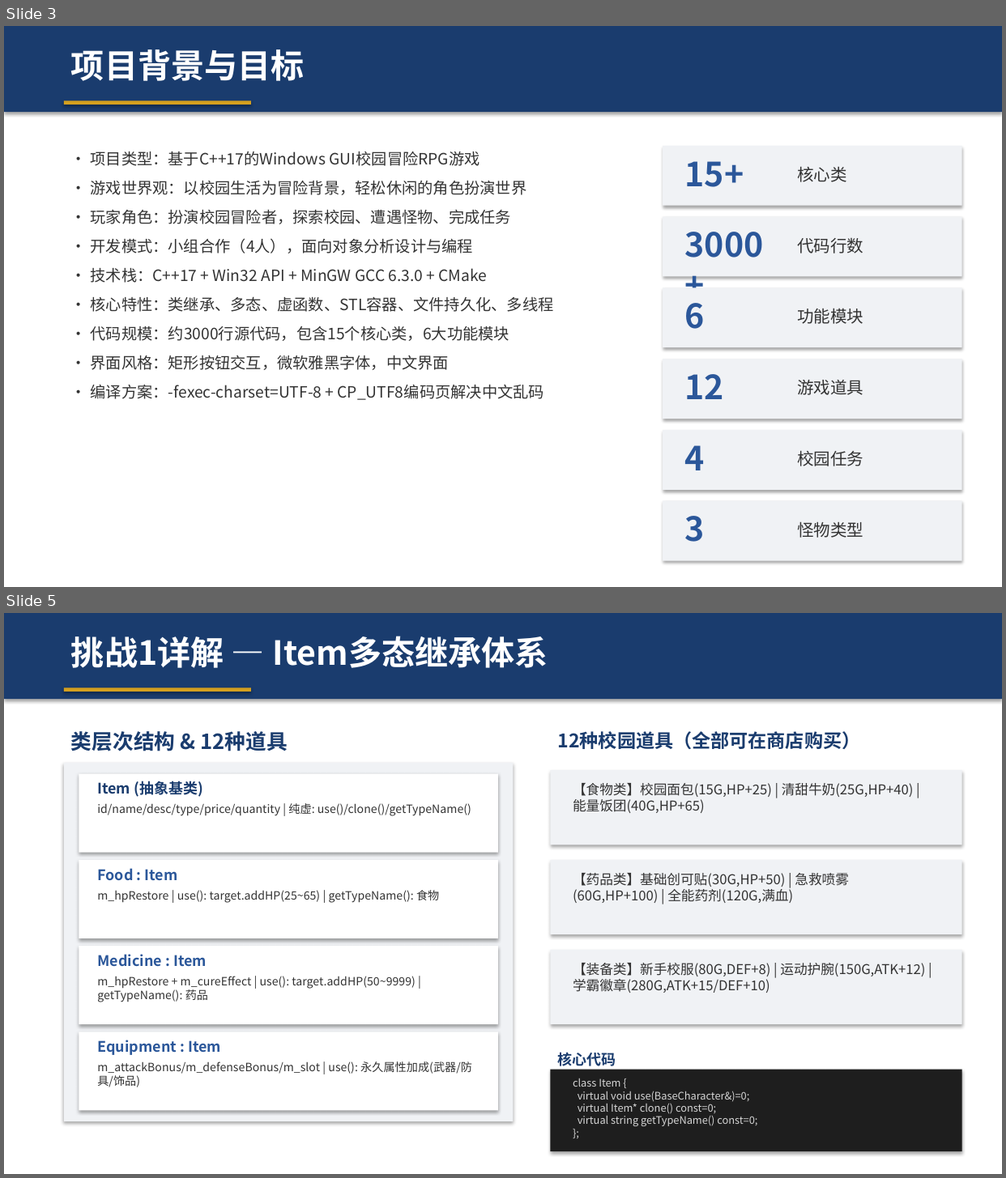
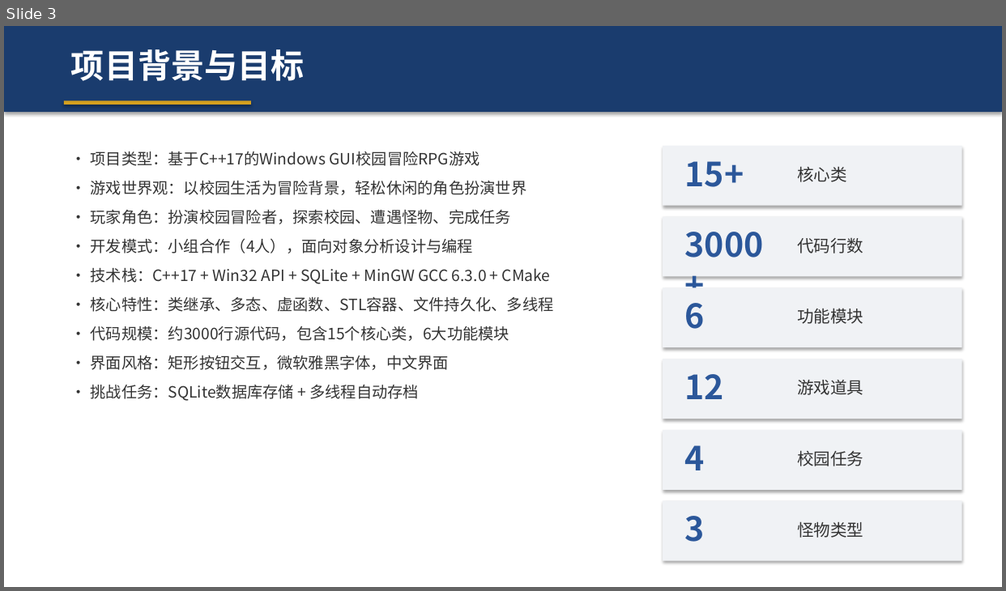
Before and after one commit to wechi123/-, a slide deck: build/校园RPG冒险游戏_汇报.pptx. Shown one above the other, each under a label of ours: slides 3 and 5 before the commit, slide 3 after it; the slides between them are not shown. The pictures are 1006x1178 and 1006x591 pixels, drawn with LibreOffice and Linux fonts; fonts in the diff are those of the drawing. Boxes give left, top, right and bottom in pixels: in the first picture for what was removed or moved away, otherwise in the second. Text is boxed around its words. In the diff, an @@ line names an element or a change of style, - is before the commit and + after.

```diff
--- a/build/校园RPG冒险游戏_汇报.pptx
+++ b/build/校园RPG冒险游戏_汇报.pptx
@@ slide 5 removed at [4,613,1002,1174], background #FFFFFF @@
@@ rectangle removed at [4,613,1002,699] @@
@@ text removed at [71,636,548,668] @@
-挑战1详解 — Item多态继承体系
@@ rectangle removed at [64,688,251,692] @@
@@ text removed at [71,731,287,752] @@
-类层次结构 & 12种道具
@@ text removed at [558,731,861,749] @@
-12种校园道具（全部可在商店购买）
@@ rectangle removed at [64,763,513,1122] @@
@@ rectangle removed at [79,774,498,853] @@
@@ text removed at [97,781,203,797] @@
-Item (抽象基类)
@@ rectangle removed at [551,770,962,845] @@
@@ text removed at [97,803,471,816] @@
-id/name/desc/type/price/quantity | 纯虚: use()/clone()/getTypeName()
@@ text removed at [573,783,914,813] @@
-【食物类】校园面包(15G,HP+25) | 清甜牛奶(25G,HP+40) | 能量饭团(40G,HP+65)
@@ rectangle removed at [79,860,498,939] @@
@@ text removed at [97,868,178,881] @@
-Food : Item
@@ rectangle removed at [551,860,962,935] @@
@@ text removed at [573,873,849,903] @@
-【药品类】基础创可贴(30G,HP+50) | 急救喷雾(60G,HP+100) | 全能药剂(120G,满血)
@@ text removed at [97,890,439,903] @@
-m_hpRestore | use(): target.addHP(25~65) | getTypeName(): 食物
@@ rectangle removed at [79,946,498,1024] @@
@@ rectangle removed at [551,950,962,1024] @@
@@ text removed at [97,954,206,967] @@
-Medicine : Item
@@ text removed at [97,976,415,1003] @@
-m_hpRestore + m_cureEffect | use(): target.addHP(50~9999) | getTypeName(): 药品
@@ text removed at [573,963,925,993] @@
-【装备类】新手校服(80G,DEF+8) | 运动护腕(150G,ATK+12) | 学霸徽章(280G,ATK+15/DEF+10)
@@ rectangle removed at [79,1033,498,1111] @@
@@ text removed at [97,1040,221,1055] @@
-Equipment : Item
@@ text removed at [97,1062,472,1088] @@
-m_attackBonus/m_defenseBonus/m_slot | use(): 永久属性加成(武器/防具/饰品)
@@ rectangle removed at [551,1070,962,1152] @@
@@ text removed at [558,1052,616,1070] @@
-核心代码
@@ text removed at [573,1079,757,1127] @@
-class Item {
-virtual void use(BaseCharacter&)=0;
-virtual Item* clone() const=0;
-virtual string getTypeName() const=0;
-};
@@ slide 3 changed as well @@
@@ text at [91,268,551,284]: text changed @@
-• 技术栈：C++17 + Win32 API + MinGW GCC 6.3.0 + CMake
+• 技术栈：C++17 + Win32 API + SQLite + MinGW GCC 6.3.0 + CMake
@@ text at [91,385,420,401]: text changed @@
-• 编译方案：-fexec-charset=UTF-8 + CP_UTF8编码页解决中文乱码
+• 挑战任务：SQLite数据库存储 + 多线程自动存档
```
Also in this commit, not shown: 10 other slides changed, 5 slides added, 6 other slides removed, 24 other files.
